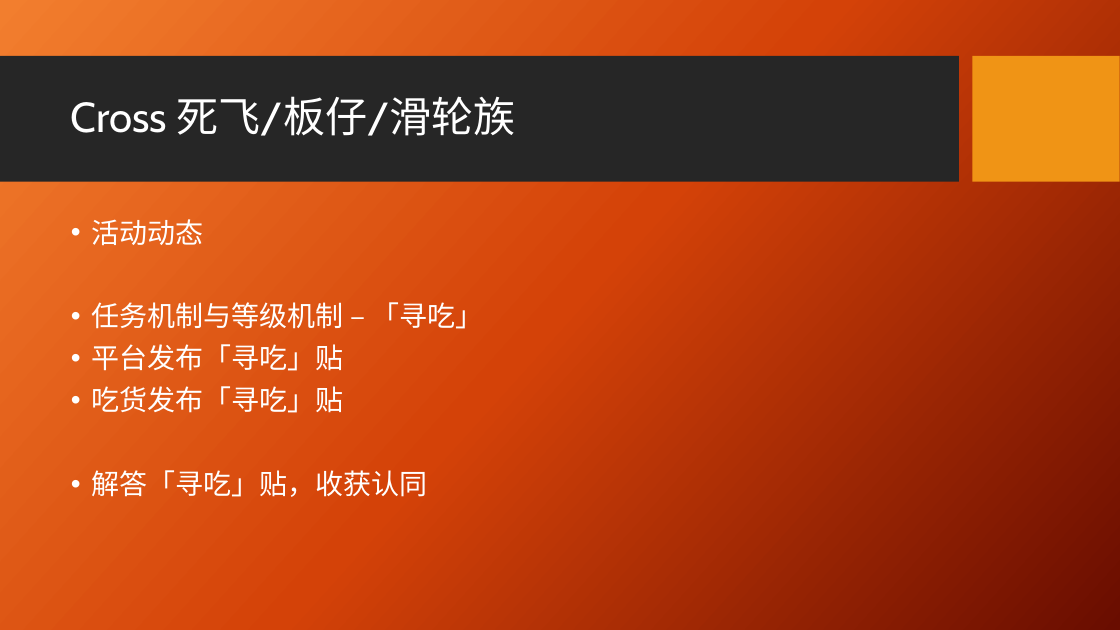
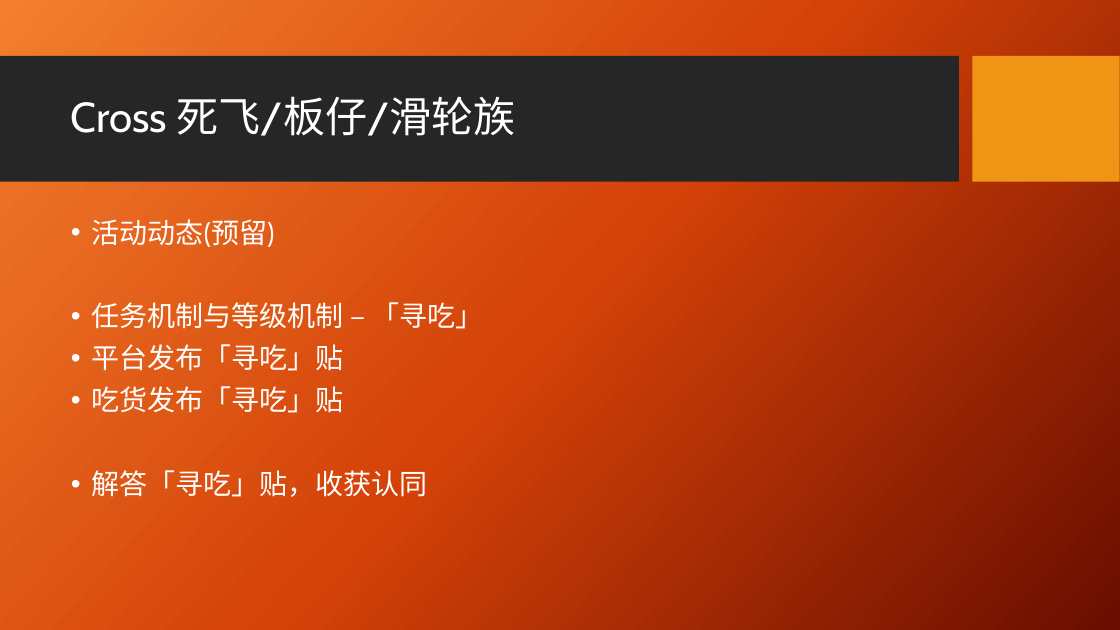
Before and after one commit to lucien0coder/toBeAventor, a slide deck: slide 6 of business/vendor.pptx (slide 5 before the commit). Drawn at 1120x630 pixels with LibreOffice and Linux fonts; fonts in the diff are those of the drawing; background and template pictures are left out. Boxes give left, top, right and bottom in pixels: in the first picture for what was removed or moved away, otherwise in the second. Text is boxed around its words. In the diff, an @@ line names an element or a change of style, - is before the commit and + after.

```diff
--- a/business/vendor.pptx
+++ b/business/vendor.pptx
@@ text at bbox=[92, 219, 275, 247]: text changed @@
-• 活动动态
+• 活动动态(预留)
```
Also in this commit, not shown: 2 other slides changed, 1 slide added, 5 other files.
